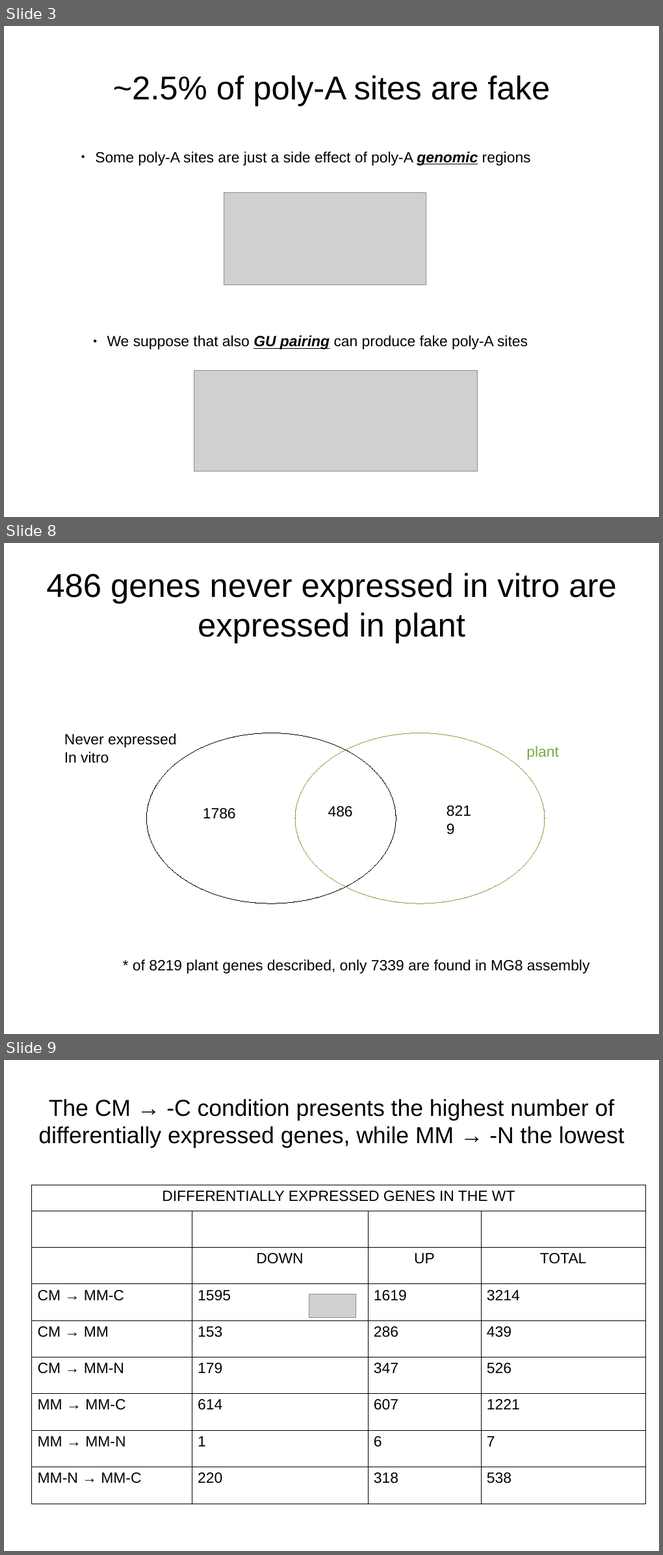
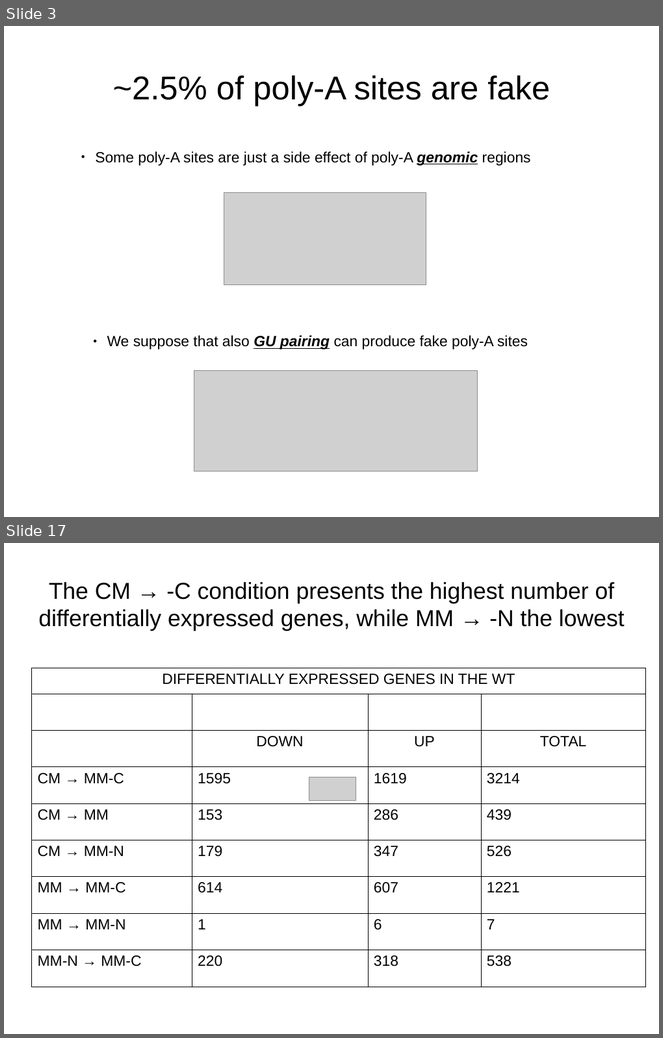
Before and after one commit to wilkinsonlab/m-oryzae-polya, a slide deck: oryzae_data.odp. Shown one above the other, each under a label of ours: slides 3, 8 and 9 before the commit, slides 3 and 17 after it; the slides between them are not shown. The pictures are 663x1555 and 663x1038 pixels, drawn with LibreOffice and Linux fonts; fonts in the diff are those of the drawing; grey boxes stand for pictures. Boxes give left, top, right and bottom in pixels: in the first picture for what was removed or moved away, otherwise in the second. Text is boxed around its words. In the diff, an @@ line names an element or a change of style, - is before the commit and + after.

```diff
--- a/oryzae_data.odp
+++ b/oryzae_data.odp
@@ slide 8 removed at [4, 543, 659, 1034], background #FFFFFF @@
@@ title removed at [46, 573, 616, 643] @@
-486 genes never expressed in vitro are expressed in plant
@@ text removed at [64, 733, 176, 763] @@
-Never expressed
-In vitro
@@ ellipse removed at [147, 733, 397, 904] @@
@@ ellipse removed at [295, 733, 545, 904] @@
@@ text removed at [527, 746, 559, 760] @@
-plant
@@ text removed at [203, 808, 236, 819] @@
-1786
@@ text removed at [328, 806, 353, 817] @@
-486
@@ text removed at [441, 798, 486, 838] @@
-8219
@@ text removed at [133, 960, 590, 974] @@
-* of 8219 plant genes described, only 7339 are found in MG8 assembly
@@ what was slide 9 is now slide 17 @@
```
Also in this commit, not shown: 21 slides changed, 3 slides added, 3 other files.
